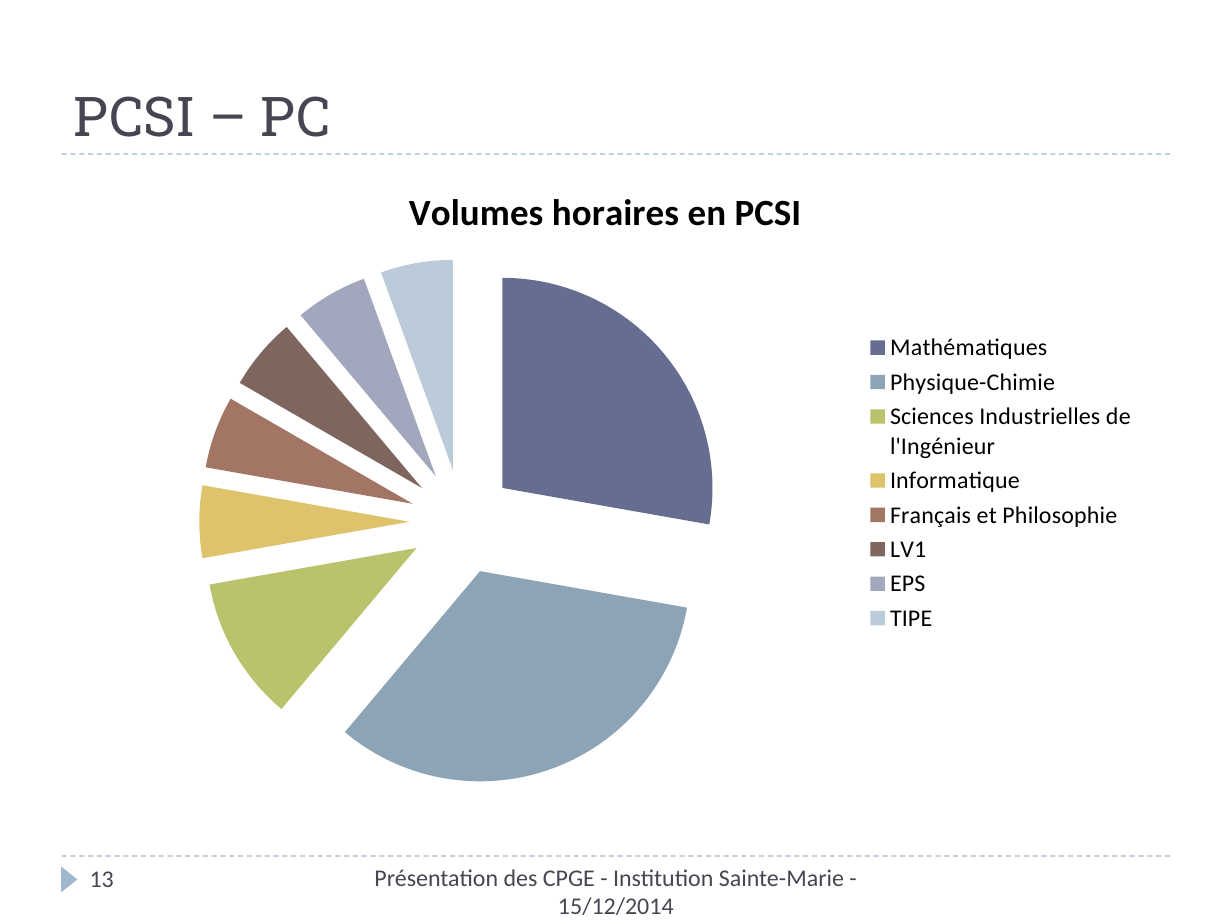
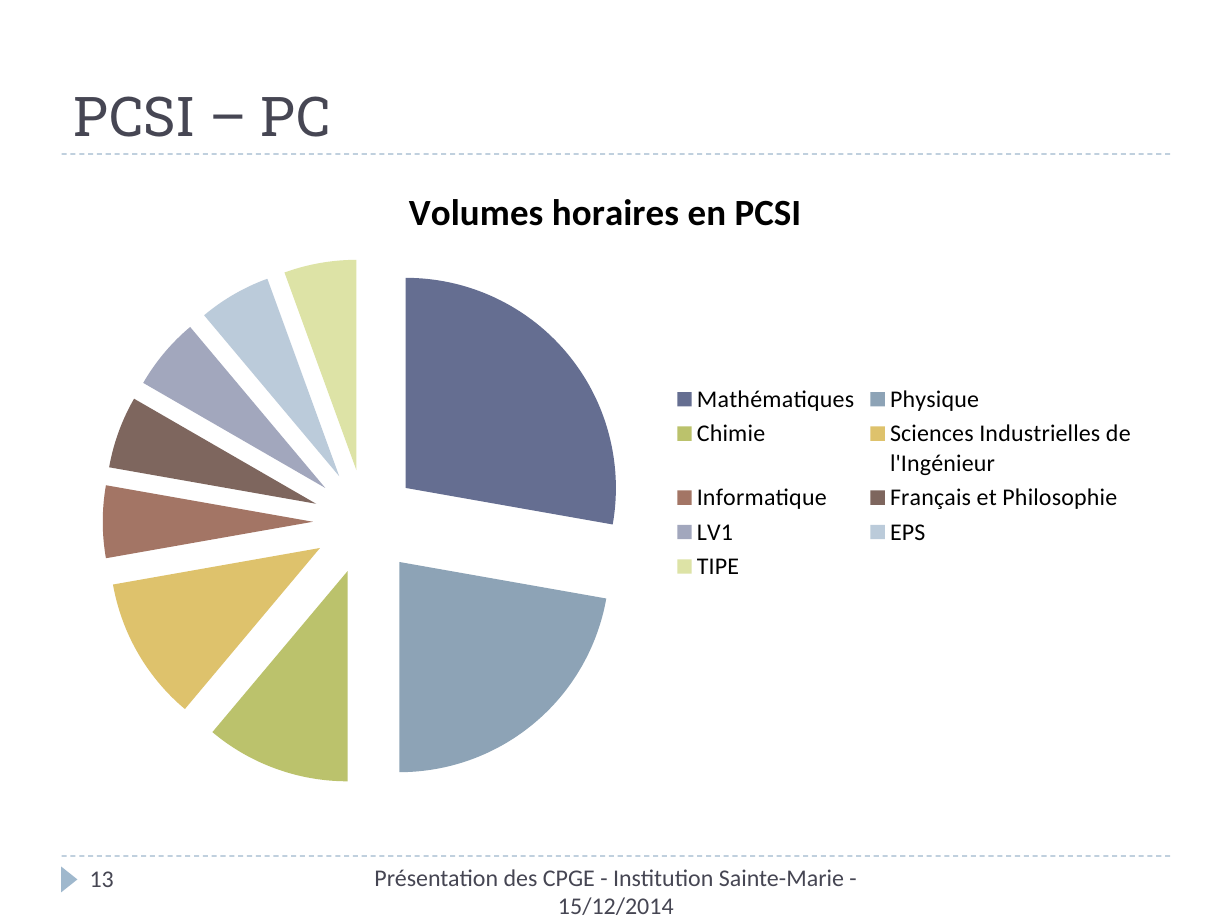
Before and after one commit to xpessoles/Orientation, a slide deck: slide 13 of Rouviere/PresentationCPGE_ISM.pptx. Drawn at 1232x924 pixels with LibreOffice and Linux fonts; fonts in the diff are those of the drawing. Boxes give left, top, right and bottom in pixels: in the first picture for what was removed or moved away, otherwise in the second. Text is boxed around its words. In the diff, an @@ line names an element or a change of style, - is before the commit and + after.

Commit message:
MAJ Présentation ISM

```diff
--- a/Rouviere/PresentationCPGE_ISM.pptx
+++ b/Rouviere/PresentationCPGE_ISM.pptx
@@ pie chart at box(62, 164, 1149, 801) @@
-categories: Mathématiques, Physique-Chimie, Sciences Industrielles de l'Ingénieur, Informatique, Français et Philosophie, LV1, EPS, TIPE
+categories: Mathématiques, Physique, Chimie, Sciences Industrielles de l'Ingénieur, Informatique, Français et Philosophie, LV1, EPS, TIPE
-Series 1: 28, 33, 11, 6, 6, 6, 6, 6
+Series 1: 28, 22, 11, 11, 6, 6, 6, 6, 6
```
Also in this commit, not shown: 5 other slides changed, 1 slide added.
